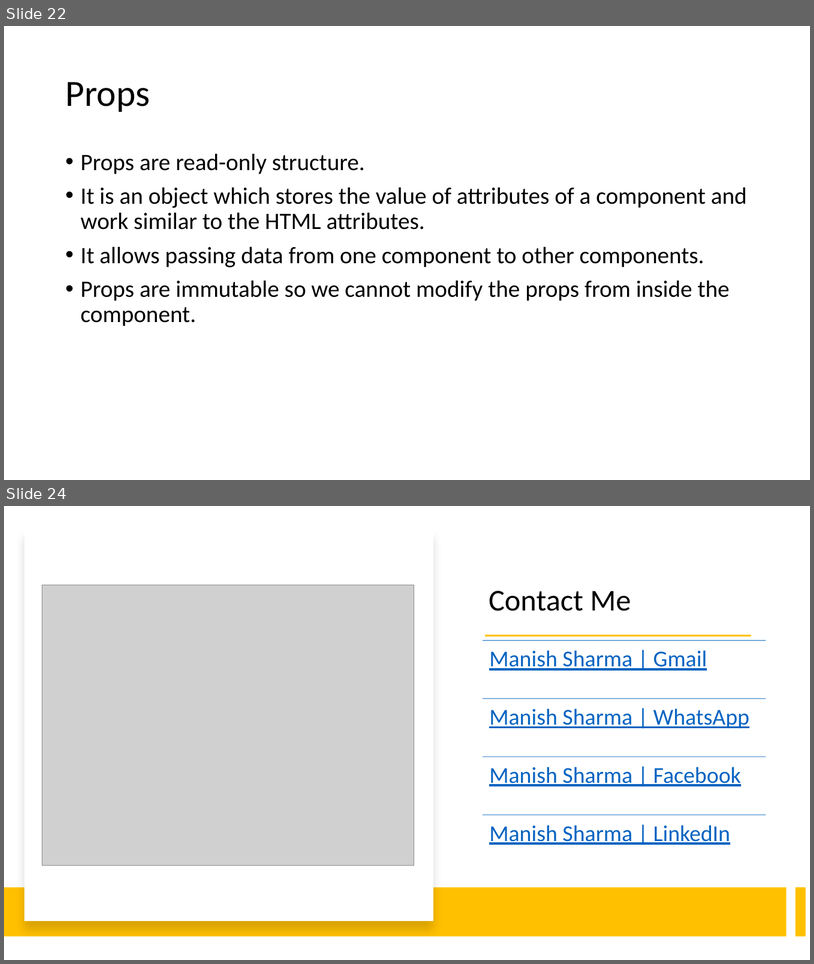
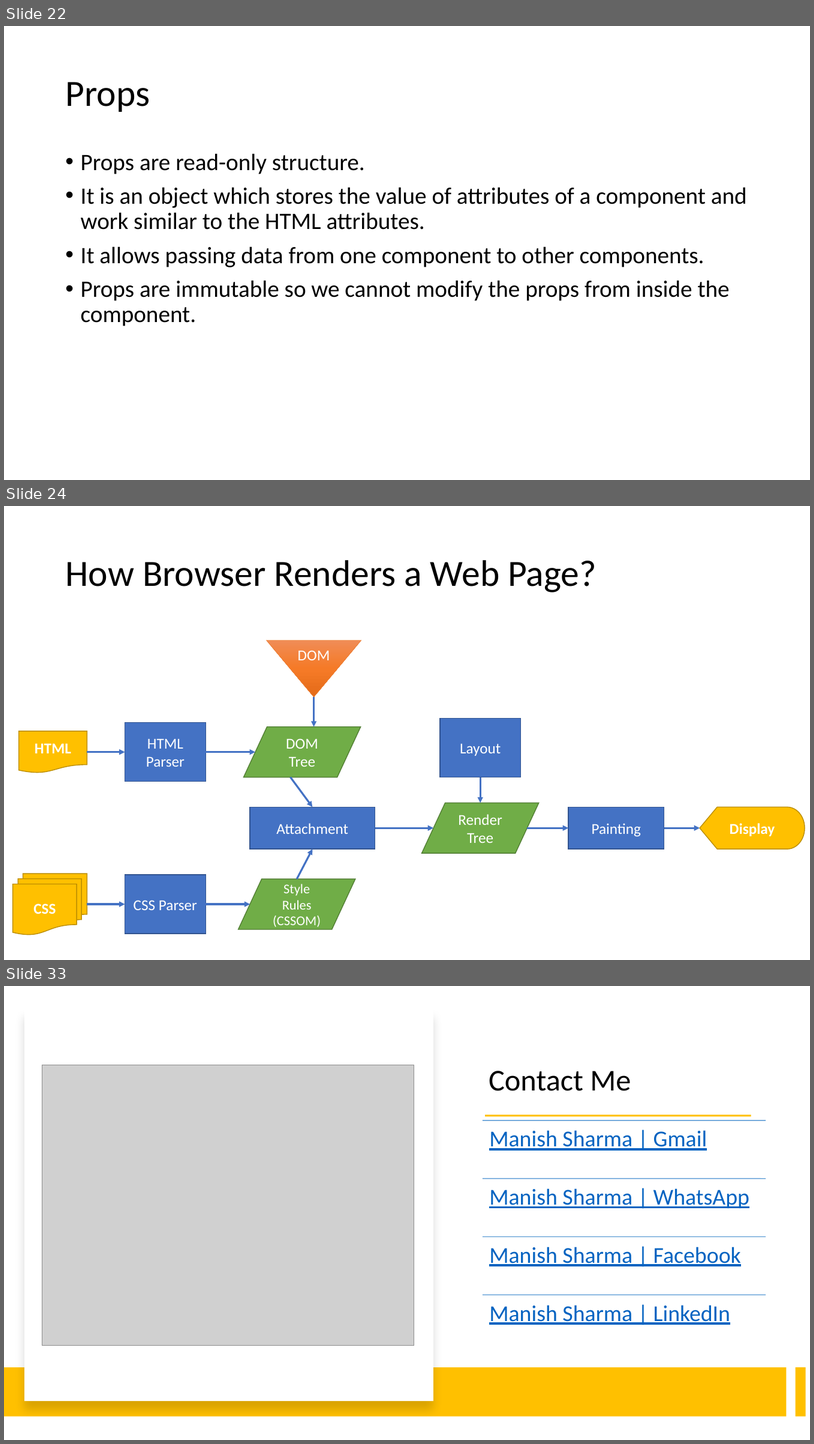
Before and after one commit to rath321/react-training-aug, a slide deck: Notes/React.pptx. Shown one above the other, each under a label of ours: slides 22 and 24 before the commit, slides 22, 24 and 33 after it; the slides between them are not shown. The pictures are 814x964 and 814x1444 pixels, drawn with LibreOffice and Linux fonts; fonts in the diff are those of the drawing; grey boxes stand for pictures. Boxes give left, top, right and bottom in pixels: in the first picture for what was removed or moved away, otherwise in the second. Text is boxed around its words. In the diff, an @@ line names an element or a change of style, - is before the commit and + after.

```diff
--- a/Notes/React.pptx
+++ b/Notes/React.pptx
@@ slide 24 added at bbox=[4, 506, 810, 960], background #FFFFFF @@
@@ title added at bbox=[65, 560, 597, 592], 44 pt, text #000000 @@
+How Browser Renders a Web Page?
@@ flow chart merge added at bbox=[267, 640, 362, 697], fill gradient #F18C57 to #F67B28 to #E56C19, outline #ED7D31 0.5 pt, 18 pt, text #FFFFFF @@
+DOM
@@ arrow added from (314, 697) to (314, 727), #4472C4 2.25 pt @@
@@ rectangle added at bbox=[440, 718, 521, 777], fill #4472C4, outline #325491 1 pt, 18 pt, text #FFFFFF @@
+Layout
@@ flow chart document added at bbox=[19, 731, 87, 773], fill #FFC000, outline #BD8E00 1 pt, 18 pt, text #FFFFFF, bold @@
+HTML
@@ rectangle added at bbox=[125, 723, 206, 781], fill #4472C4, outline #325491 1 pt, 18 pt, text #FFFFFF @@
+HTML Parser
@@ flow chart input output added at bbox=[243, 727, 361, 777], fill #70AD47, outline #538035 1 pt, 18 pt, text #FFFFFF @@
+DOM Tree
@@ arrow added from (87, 751) to (125, 751), #4472C4 2.25 pt @@
@@ arrow added from (206, 751) to (255, 751), #4472C4 2.25 pt @@
@@ arrow added from (291, 777) to (312, 807), #4472C4 2.25 pt @@
@@ arrow added from (481, 777) to (481, 802), #4472C4 2.25 pt @@
@@ rectangle added at bbox=[250, 807, 375, 849], fill #4472C4, outline #325491 1 pt, 18 pt, text #FFFFFF @@
+Attachment
@@ flow chart input output added at bbox=[422, 802, 539, 853], fill #70AD47, outline #538035 1 pt, 18 pt, text #FFFFFF @@
+Render Tree
@@ rectangle added at bbox=[569, 807, 665, 849], fill #4472C4, outline #325491 1 pt, 18 pt, text #FFFFFF @@
+Painting
@@ flow chart display added at bbox=[700, 807, 806, 849], fill #FFC000, outline #BD8E00 1 pt, 18 pt, text #FFFFFF, bold @@
+Display
@@ arrow added from (375, 828) to (434, 828), #4472C4 2.25 pt @@
@@ arrow added from (527, 828) to (569, 828), #4472C4 2.25 pt @@
@@ arrow added from (665, 828) to (700, 828), #4472C4 2.25 pt @@
@@ arrow added from (297, 879) to (312, 849), #4472C4 2.25 pt @@
@@ flow chart multidocument added at bbox=[13, 873, 87, 934], fill #FFC000, outline #BD8E00 1 pt, 18 pt, text #FFFFFF, bold @@
+CSS
@@ rectangle added at bbox=[125, 874, 206, 933], fill #4472C4, outline #325491 1 pt, 18 pt, text #FFFFFF @@
+CSS Parser
@@ flow chart input output added at bbox=[239, 879, 356, 929], fill #70AD47, outline #538035 1 pt, 16 pt, text #FFFFFF @@
+Style Rules (CSSOM)
@@ arrow added from (87, 904) to (125, 904), #4472C4 2.25 pt @@
@@ arrow added from (206, 904) to (250, 904), #4472C4 2.25 pt @@
@@ what was slide 24 is now slide 33 @@
```
Also in this commit, not shown: 8 other slides added, 20 other files.
